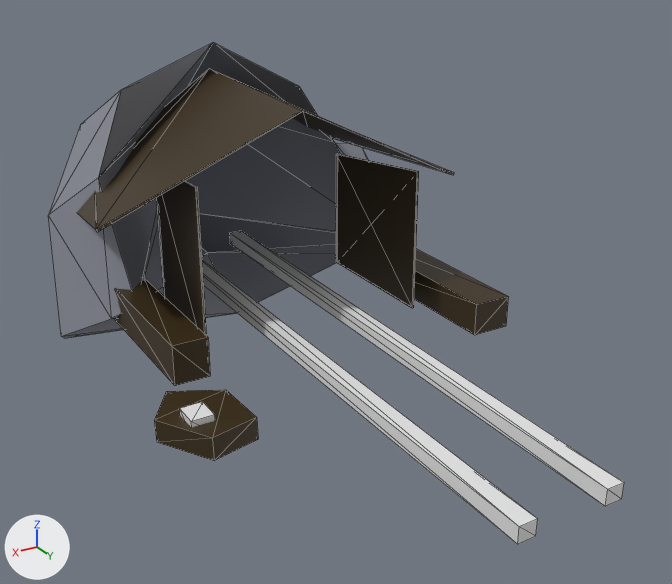
The glTF model assets/models/mine.glb: old version first, new version second.
One viewpoint serves both versions: a camera (50 mm lens) standing at (9.0, 16.3, 8.91) and looking at (-0.95, -0.28, 0.61). The lights are fixed; the arrows at lower left show +X, +Y and +Z. The picture after the commit comes second. Mesh edges are drawn as thin lines. Where no turn or scale is listed for an object, it has been applied to the vertices. Vertices at exactly the same position are counted once.
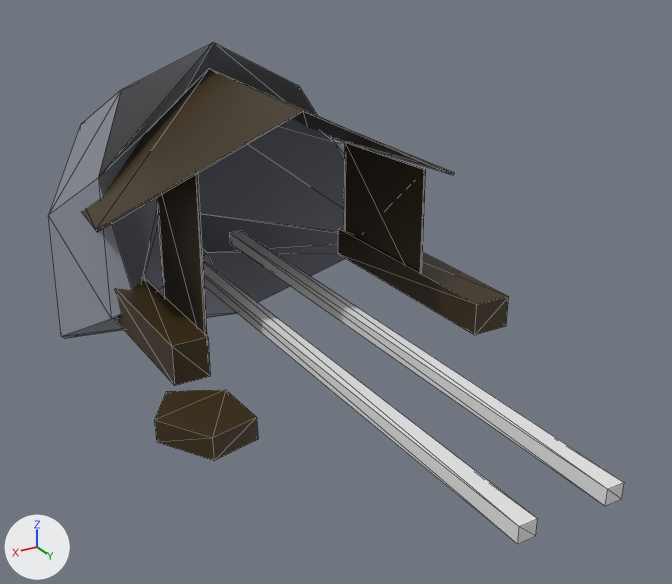
The newer file is also turned or shifted as a whole; pictures and numbers use the older file's frame.

Boxes [x1, y1, x2, y2] around the edits, measured in the pictures (672 x 584 px; the box of a moved part takes in the faces that stretch with it):
'Cube', reshaped: before [336, 154, 419, 308]; after [344, 142, 426, 272]
'fire_anchor', no longer drawn: before [179, 402, 215, 427]
part 2 of me_cube_003, moved or reshaped: before [76, 70, 208, 230]; after [81, 70, 208, 230]

The change, as a list of edits to the scene's bpy script:
```text
Change me_cube:
    used by ob_cube; location = (-3.16, -1.12, 1.55)
    before: 0 (0.25, -2.33, -1.66) at pixel (337, 261), 2 (0.25, 1.15, -1.66) at pixel (413, 307), 4 (0.29, -2.33, -1.66) at pixel (336, 262), 6 (0.29, 1.15, -1.66) at pixel (412, 308)
    remove me_cube.from_pydata(...)  # 8 vertices, 12 faces; spans x 0.25..0.29, y -2.33..1.15, z -1.66..1.66
    add me_cube.from_pydata(...)  # 8 vertices, 12 faces; spans x -0.25..-0.21, y -2.75..0.72, z -1.58..1.52
    me_cube part 1
    add for i in [0, 2, 4, 6]: me_cube.vertices[i].co += Vector((-0.5, -0.42, 0.08))
    me_cube.vertices[1].co: (0.25, -2.33, 1.27) -> (-0.25, -2.75, 1.42)  # pixel (337, 153) -> not seen
    me_cube.vertices[3].co: (0.25, 1.15, 1.66) -> (-0.25, 0.72, 1.52)  # pixel (418, 171) -> pixel (425, 169)
    me_cube.vertices[5].co: (0.29, -2.33, 1.27) -> (-0.21, -2.75, 1.42)  # pixel (336, 154) -> pixel (344, 142)
    me_cube.vertices[7].co: (0.29, 1.15, 1.66) -> (-0.21, 0.72, 1.52)  # pixel (417, 171) -> pixel (424, 169)
Change me_cube_003:
    used by ob_cube_003; location = (2.37, -1.51, 3.72)
    verts and faces of me_cube_003; kept vertices keep their numbers, new ones are numbered from 6
    before: 0 (0.01, -5.24, -1.28), 2 (1.75, 0.59, -0.94) at pixel (97, 232), 4 (0.93, -4.09, -1.96), 5 (1.77, 0.58, -0.89) at pixel (95, 229)
    remove me_cube_003.from_pydata(...)  # 6 vertices, 8 faces; spans x -2.8..1.77, y -5.24..1.69, z -1.96..1.2
    add me_cube_003.from_pydata(...)  # 6 vertices, 8 faces; spans x -2.8..1.77, y -5.13..1.69, z -2.1..1.2
    me_cube_003 part 2
    add delete_faces([(0, 2, 5), (0, 5, 4)])
    add verts[0] = (0.64, -5.13, -2.1)  # moved
    add verts[4] = (0.46, -5.1, -2.01)  # moved
    add faces += [(2, 5, 4), (0, 2, 4)]
Change ob_fire_anchor:
    ob_fire_anchor: bpy.data.objects.new('fire_anchor', me_cube_013) -> bpy.data.objects.new('fire_anchor', None)
```
